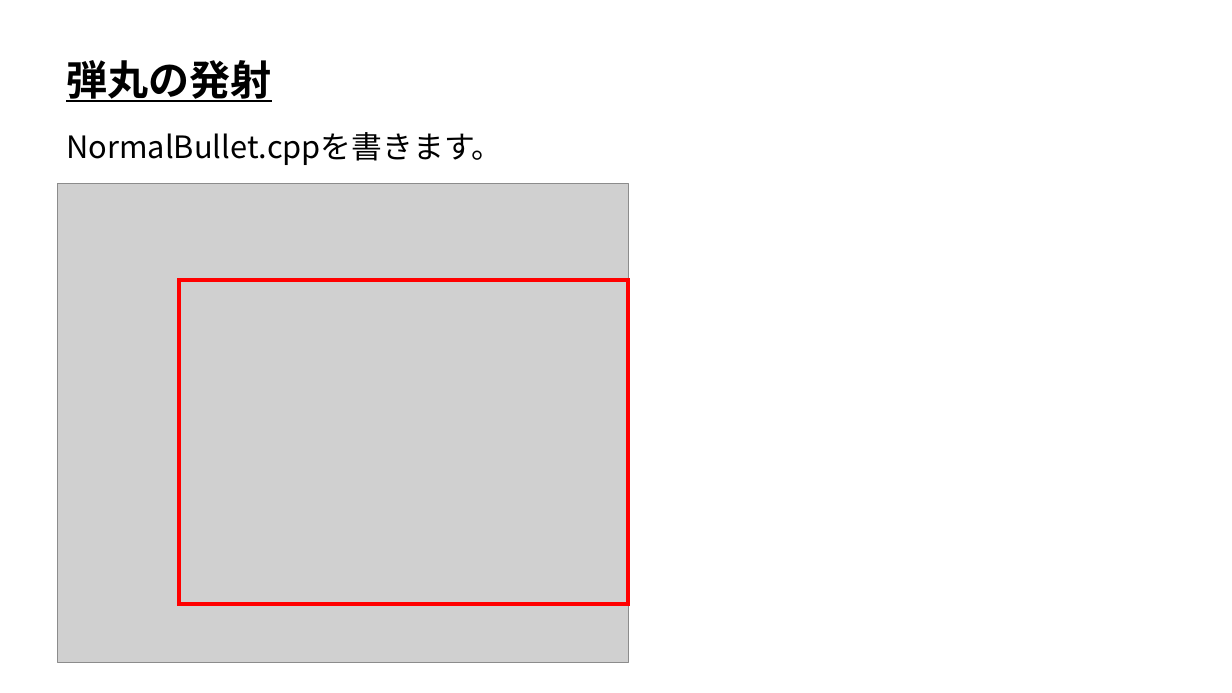
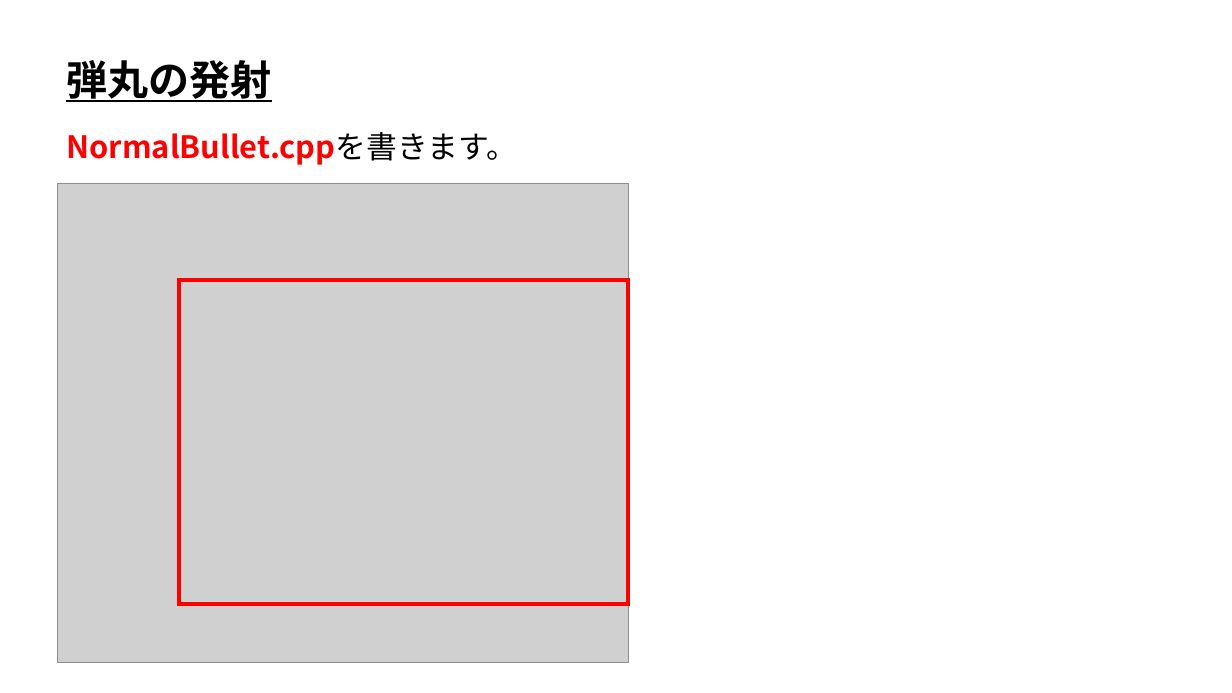
Before and after one commit to ArakiYusuke-Ohara/Textbook, a slide deck: slide 5 of ゲーム科3年/00_前期/ゲームエンジンⅤ/08_弾丸の発射.pptx. Drawn at 1232x693 pixels with LibreOffice and Linux fonts; fonts in the diff are those of the drawing; grey boxes stand for pictures. Boxes give left, top, right and bottom in pixels: in the first picture for what was removed or moved away, otherwise in the second. Text is boxed around its words. In the diff, an @@ line names an element or a change of style, - is before the commit and + after.

```diff
--- a/ゲーム科3年/00_前期/ゲームエンジンⅤ/08_弾丸の発射.pptx
+++ b/ゲーム科3年/00_前期/ゲームエンジンⅤ/08_弾丸の発射.pptx
@@ text "NormalBullet.cppを書きます。" at (66,132,517,165): text colour #000000 to #FF0000, bold on in "NormalBullet.cppを書きます。" @@
```
Also in this commit, not shown: 1 other slide changed, 7 other files.
